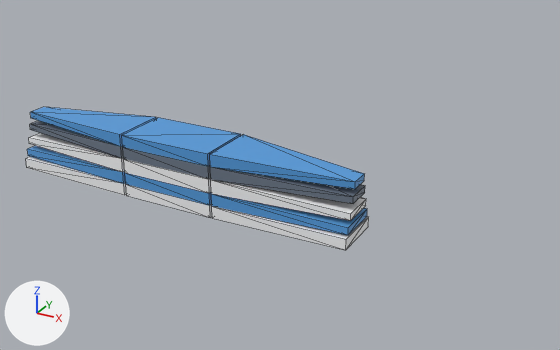
Before and after pictures for a commit that changed the glTF model public/studio/v2.15.0/d_bullettrain/model.glb.
Both versions are drawn from a 50 mm camera at (8.26, -11.8, 7.07) aimed at (1.65, 0.21, 1.06). Arrows for +X, +Y and +Z are at lower left; the lights stay in place. The first picture is the older version. Mesh edges are drawn as thin lines. Where no turn or scale is listed for an object, it has been applied to the vertices.

The scene before the commit, as lines of its bpy script (objects in view):
```python
ob_part1 = bpy.data.objects.new('part1', me_geometry_1)
ob_part1.location = (0.0, 0.0, 0.0)
ob_part10 = bpy.data.objects.new('part10', me_geometry_10)
ob_part10.location = (0.0, 0.0, 0.0)
ob_part12 = bpy.data.objects.new('part12', me_geometry_12)
ob_part12.location = (0.0, 0.0, 0.0)
ob_part2 = bpy.data.objects.new('part2', me_geometry_2)
ob_part2.location = (0.0, 0.0, 0.0)
ob_part3 = bpy.data.objects.new('part3', me_geometry_3)
ob_part3.location = (0.0, 0.0, 0.0)
ob_part6 = bpy.data.objects.new('part6', me_geometry_6)
ob_part6.location = (0.0, 0.0, 0.0)
ob_part7 = bpy.data.objects.new('part7', me_geometry_7)
ob_part7.location = (0.0, 0.0, 0.0)
ob_part8 = bpy.data.objects.new('part8', me_geometry_8)
ob_part8.location = (0.0, 0.0, 0.0)
ob_part9 = bpy.data.objects.new('part9', me_geometry_9)
ob_part9.location = (0.0, 0.0, 0.0)
# also in view: 'part0' at (2.0, 0.0, 1.45); 'part11' at (-2.97, 0.0, 1.19); 'part14' at (-2.97, 0.0, 0.37); 'part13' at (-2.97, 0.0, 0.63); 'part4' at (2.0, 0.0, 0.37)
```
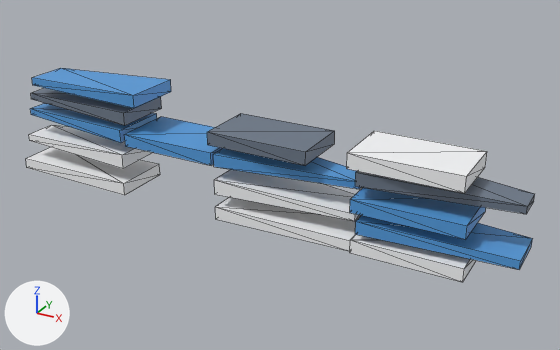
Where the change shows, as pixel boxes (x1, y1, x2, y2) in the pictures (560 x 350 px):
'part7', moved: before (124, 159, 211, 193); after (347, 131, 487, 193)
'part3', moved: before (211, 194, 367, 235); after (355, 215, 533, 269)
'part6', moved: before (123, 147, 211, 179); after (207, 113, 335, 166)
'part1', moved: before (210, 167, 365, 204); after (355, 171, 535, 214)
'part8', moved: before (125, 173, 212, 205); after (350, 188, 486, 240)
'part13', moved: before (27, 146, 126, 184); after (32, 68, 171, 108)
'part2', moved: before (211, 180, 366, 221); after (214, 169, 361, 221)
'part9', moved: before (126, 185, 212, 217); after (350, 235, 477, 282)
'part11', moved: before (30, 120, 124, 159); after (31, 88, 162, 126)
'part12', moved: before (29, 133, 125, 172); after (29, 125, 153, 169)
'part10', moved: before (30, 107, 156, 147); after (30, 104, 157, 143)
'part14', unchanged, uncovered by the edit: before (26, 157, 127, 195); after (26, 147, 160, 195)

The change, as a diff of the scene's bpy script:
```diff
--- a/public/studio/v2.15.0/d_bullettrain/model.glb.py
+++ b/public/studio/v2.15.0/d_bullettrain/model.glb.py
@@ me_geometry_1 @@
-me_geometry_1.from_pydata(...)  # 8 vertices, 12 faces; spans x 0.6..3.4, y -0.6..0.6, z 1.06..1.32
+me_geometry_1.from_pydata(...)  # 8 vertices, 12 faces; spans x 3.57..6.37, y -0.6..0.6, z 1.57..1.83
+# me_geometry_1 part 1: the whole mesh is moved by (2.97, 0.0, 0.51)
 me_geometry_1.materials.append(mat_defaultmaterial_001)
@@ me_geometry_2 @@
-me_geometry_2.from_pydata(...)  # 8 vertices, 12 faces; spans x 0.6..3.4, y -0.6..0.6, z 0.76..1.06
+me_geometry_2.from_pydata(...)  # 8 vertices, 12 faces; spans x 0.68..3.48, y -0.6..0.6, z 0.77..1.07
+# me_geometry_2 part 2: the whole mesh is moved by (0.08, 0.0, 0.01)
 me_geometry_2.materials.append(mat_defaultmaterial_002)
@@ me_geometry_3 @@
-me_geometry_3.from_pydata(...)  # 8 vertices, 12 faces; spans x 0.6..3.4, y -0.6..0.6, z 0.5..0.76
+me_geometry_3.from_pydata(...)  # 8 vertices, 12 faces; spans x 3.6..6.4, y -0.6..0.6, z 0.65..0.91
+# me_geometry_3 part 3: the whole mesh is moved by (3.0, 0.0, 0.15)
 me_geometry_3.materials.append(mat_defaultmaterial_003)
@@ me_geometry_6 @@
-me_geometry_6.from_pydata(...)  # 8 vertices, 12 faces; spans x -1.5..0.55, y -0.6..0.6, z 1.06..1.32
+me_geometry_6.from_pydata(...)  # 8 vertices, 12 faces; spans x 0.56..2.61, y -0.6..0.6, z 1.76..2.02
+# me_geometry_6 part 4: the whole mesh is moved by (2.06, 0.0, 0.7)
 me_geometry_6.materials.append(mat_defaultmaterial_006)
@@ me_geometry_7 @@
-me_geometry_7.from_pydata(...)  # 8 vertices, 12 faces; spans x -1.5..0.55, y -0.6..0.6, z 0.76..1.06
+me_geometry_7.from_pydata(...)  # 8 vertices, 12 faces; spans x 3.39..5.44, y -0.6..0.6, z 1.86..2.16
+# me_geometry_7 part 5: the whole mesh is moved by (4.89, 0.0, 1.1)
 me_geometry_7.materials.append(mat_defaultmaterial_007)
@@ me_geometry_8 @@
-me_geometry_8.from_pydata(...)  # 8 vertices, 12 faces; spans x -1.5..0.55, y -0.6..0.6, z 0.5..0.76
+me_geometry_8.from_pydata(...)  # 8 vertices, 12 faces; spans x 3.48..5.53, y -0.6..0.6, z 1.05..1.31
+# me_geometry_8 part 6: the whole mesh is moved by (4.98, 0.0, 0.55)
 me_geometry_8.materials.append(mat_defaultmaterial_008)
@@ me_geometry_9 @@
-me_geometry_9.from_pydata(...)  # 8 vertices, 12 faces; spans x -1.5..0.55, y -0.6..0.6, z 0.24..0.5
+me_geometry_9.from_pydata(...)  # 8 vertices, 12 faces; spans x 3.51..5.56, y -0.6..0.6, z 0.26..0.52
+# me_geometry_9 part 7: the whole mesh is moved by (5.01, 0.0, 0.02)
 me_geometry_9.materials.append(mat_defaultmaterial_009)
@@ me_geometry_10 @@
-me_geometry_10.from_pydata(...)  # 8 vertices, 12 faces; spans x -4.4..-1.55, y -0.6..0.6, z 1.32..1.58
+me_geometry_10.from_pydata(...)  # 8 vertices, 12 faces; spans x -4.38..-1.53, y -0.6..0.6, z 1.4..1.66
+# me_geometry_10 part 8: the whole mesh is moved by (0.02, 0.0, 0.08)
 me_geometry_10.materials.append(mat_defaultmaterial_010)
@@ me_geometry_11 @@
-me_geometry_11.from_pydata(...)  # 8 vertices, 12 faces; spans x -4.4..-1.55, y -0.6..0.6, z 1.06..1.32
+me_geometry_11.from_pydata(...)  # 8 vertices, 12 faces; spans x -4.24..-1.39, y -0.6..0.6, z 1.8..2.06
+# me_geometry_11 part 9: the whole mesh is moved by (0.16, 0.0, 0.74)
 me_geometry_11.materials.append(mat_defaultmaterial_011)
@@ me_geometry_12 @@
-me_geometry_12.from_pydata(...)  # 8 vertices, 12 faces; spans x -4.4..-1.55, y -0.6..0.6, z 0.76..1.06
+me_geometry_12.from_pydata(...)  # 8 vertices, 12 faces; spans x -4.38..-1.53, y -0.6..0.6, z 0.84..1.14
+# me_geometry_12 part 10: the whole mesh is moved by (0.02, 0.0, 0.08)
 me_geometry_12.materials.append(mat_defaultmaterial_012)
@@ me_geometry_13 @@
-me_geometry_13.from_pydata(...)  # 8 vertices, 12 faces; spans x -4.4..-1.55, y -0.6..0.6, z 0.5..0.76
+me_geometry_13.from_pydata(...)  # 8 vertices, 12 faces; spans x -3.97..-1.12, y -0.6..0.6, z 2.2..2.46
+# me_geometry_13 part 11: the whole mesh is moved by (0.43, 0.0, 1.7)
 me_geometry_13.materials.append(mat_defaultmaterial_013)
```
